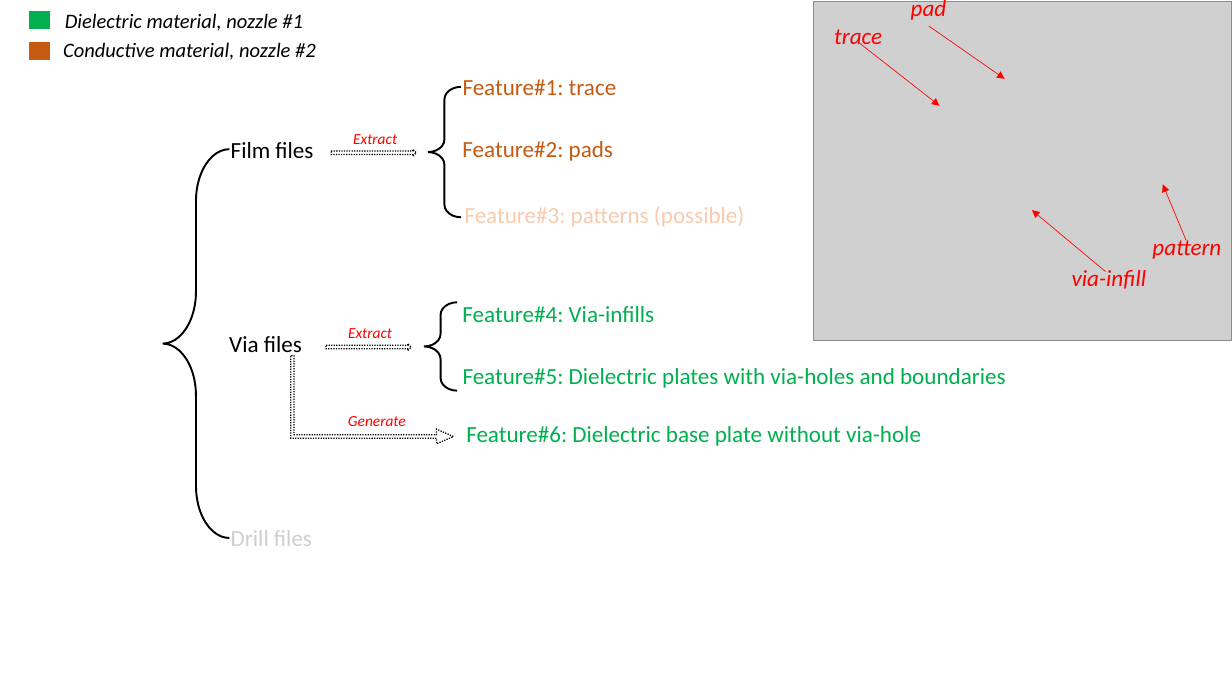
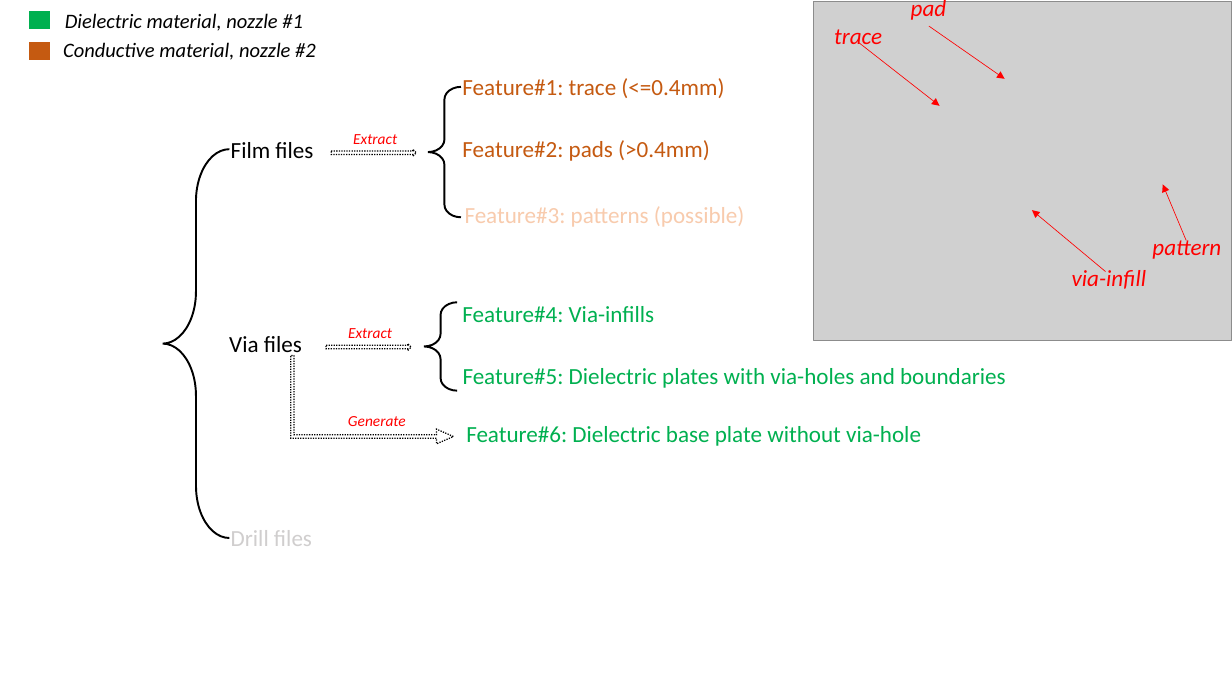
Before and after one commit to prfy9b/Gerber2NGC, a slide deck: slide 1 of Ideas of Gerber2NGC.pptx. Drawn at 1232x693 pixels with LibreOffice and Linux fonts; fonts in the diff are those of the drawing; grey boxes stand for pictures. Boxes give left, top, right and bottom in pixels: in the first picture for what was removed or moved away, otherwise in the second. Text is boxed around its words. In the diff, an @@ line names an element or a change of style, - is before the commit and + after.

```diff
--- a/Ideas of Gerber2NGC.pptx
+++ b/Ideas of Gerber2NGC.pptx
@@ text at [462,78,724,98]: text changed @@
-Feature#1: trace
+Feature#1: trace (<=0.4mm)
@@ text at [462,140,710,161]: text changed @@
-Feature#2: pads
+Feature#2: pads (>0.4mm)
```
Also in this commit, not shown: 1 other file.
